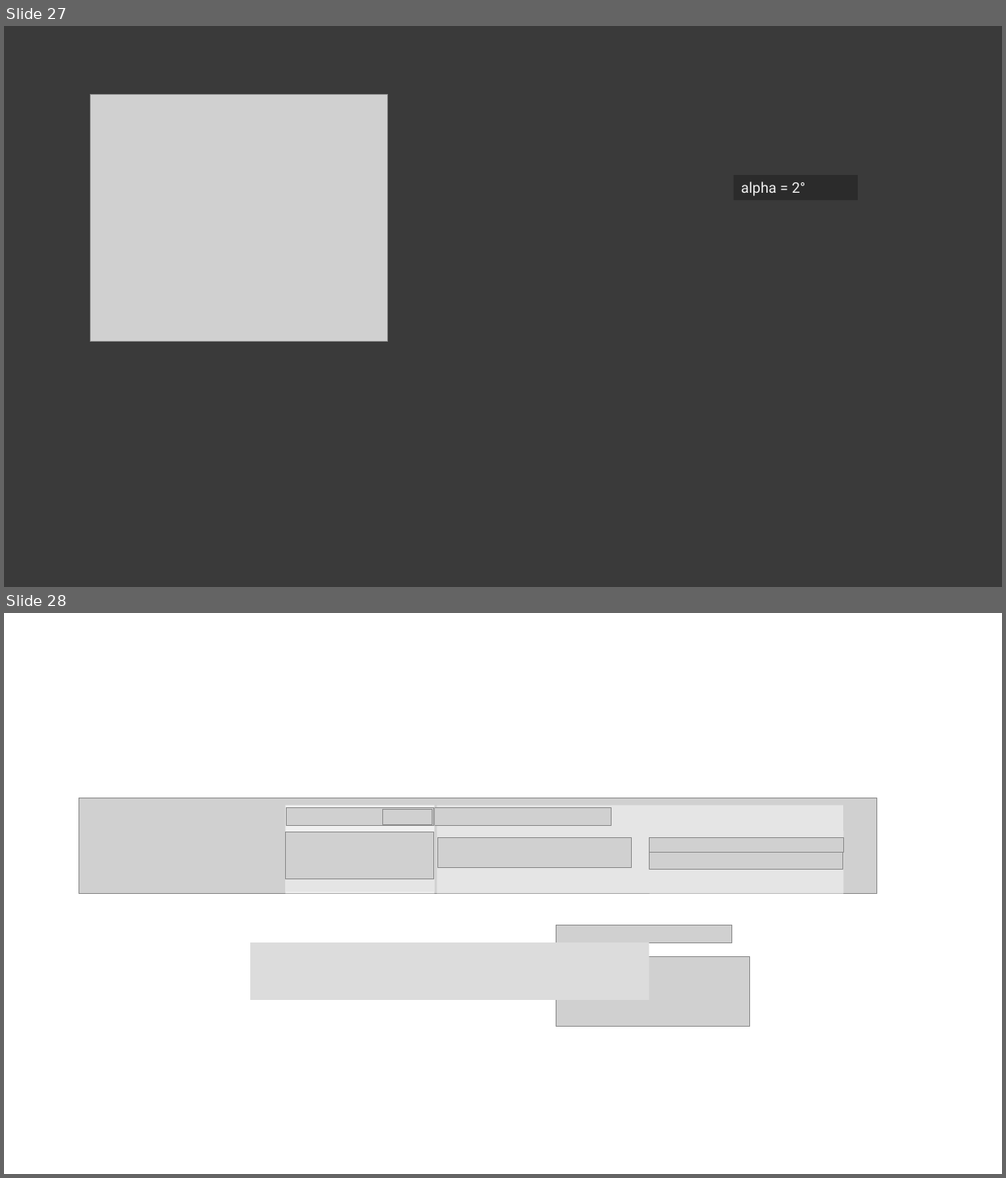
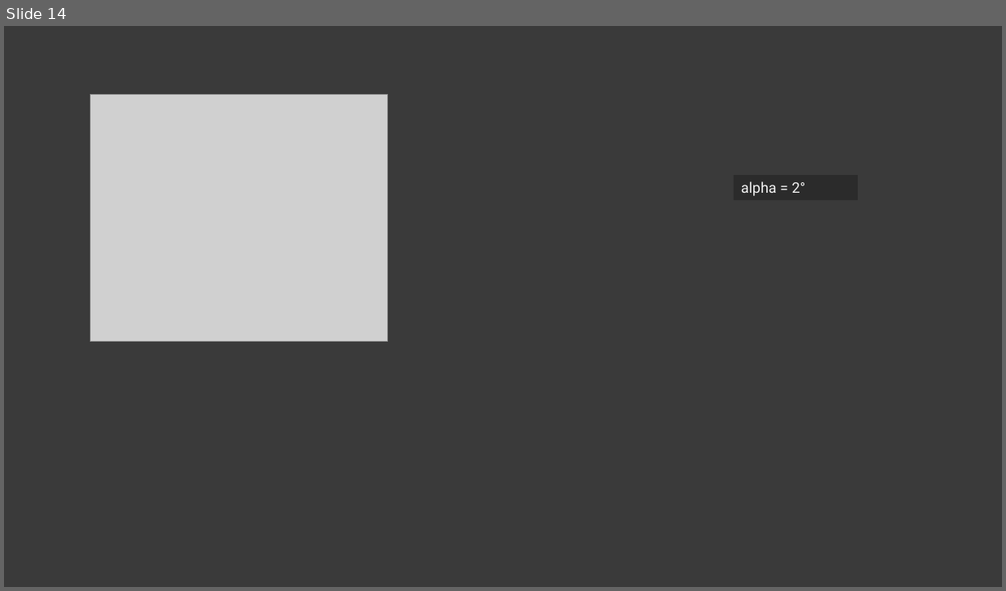
Before and after one commit to jxjo/PlanformCreator2, a slide deck: images/image_design.pptx. Shown one above the other, each under a label of ours: slides 27 and 28 before the commit, slide 14 after it. The pictures are 1006x1178 and 1006x591 pixels, drawn with LibreOffice and Linux fonts; fonts in the diff are those of the drawing; grey boxes stand for pictures. Boxes give left, top, right and bottom in pixels: in the first picture for what was removed or moved away, otherwise in the second. Text is boxed around its words. In the diff, an @@ line names an element or a change of style, - is before the commit and + after.

```diff
--- a/images/image_design.pptx
+++ b/images/image_design.pptx
@@ slide 28 removed at (4,613,1002,1174), background #FFFFFF @@
@@ picture removed at (79,798,877,894) @@
@@ rectangle removed at (286,806,434,894) @@
@@ rectangle removed at (437,806,843,894) @@
@@ picture removed at (286,807,434,825) @@
@@ picture removed at (383,810,432,825) @@
@@ picture removed at (434,807,612,825) @@
@@ rectangle removed at (650,831,844,894) @@
@@ rectangle removed at (286,835,434,892) @@
@@ picture removed at (286,833,434,879) @@
@@ picture removed at (437,838,632,867) @@
@@ picture removed at (650,853,843,869) @@
@@ picture removed at (650,837,844,853) @@
@@ picture removed at (556,925,732,943) @@
@@ rectangle removed at (250,943,650,1001) @@
@@ picture removed at (556,957,750,1027) @@
@@ what was slide 27 is now slide 14 @@
```
Also in this commit, not shown: 1 slide added, 14 other slides removed, 26 other files.
